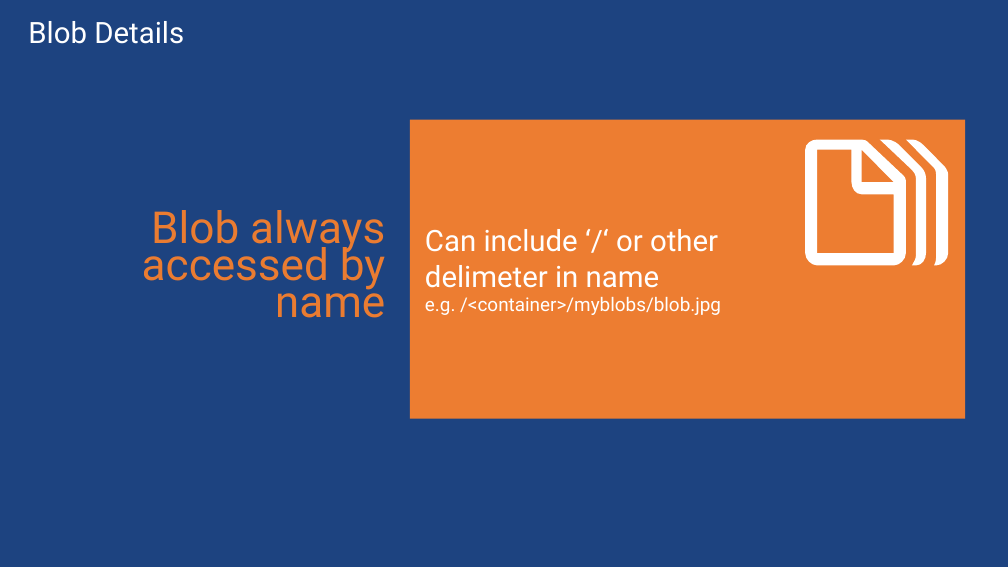
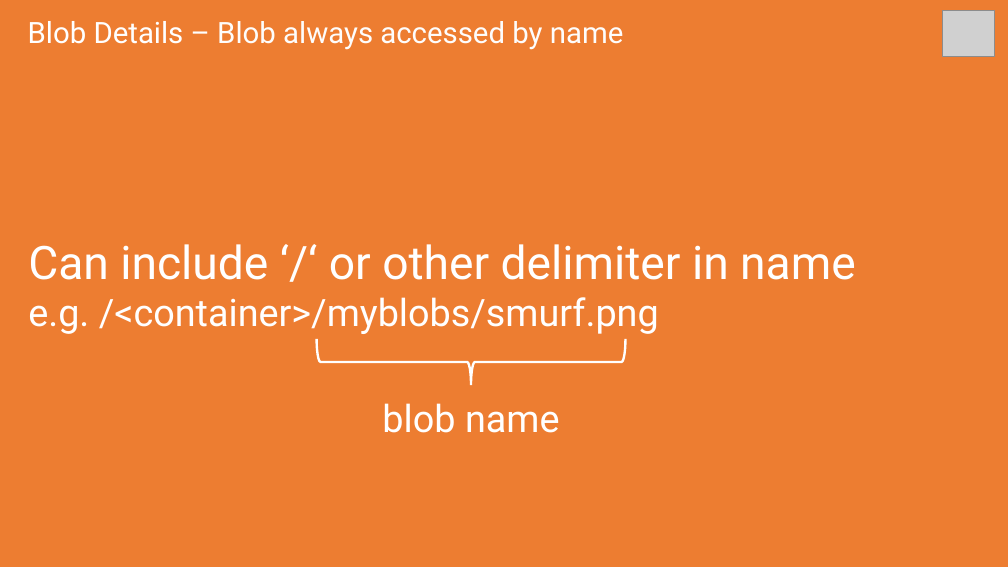
Before and after one commit to sack212/BasicAzureCamp, a slide deck: slide 10 of Data-Storage/Data-Storage.pptx (slide 7 before the commit). Drawn at 1008x567 pixels with LibreOffice and Linux fonts; fonts in the diff are those of the drawing; grey boxes stand for pictures. Boxes give left, top, right and bottom in pixels: in the first picture for what was removed or moved away, otherwise in the second. Text is boxed around its words. In the diff, an @@ line names an element or a change of style, - is before the commit and + after.

```diff
--- a/Data-Storage/Data-Storage.pptx
+++ b/Data-Storage/Data-Storage.pptx
@@ background #1D4380 to #ED7D31 @@
@@ text "Can include ‘/‘ or other ...": place and size @@
-text "Can include ‘/‘ or other ..." at <box>410,119,965,419</box>
+text "Can include ‘/‘ or other ..." at <box>28,244,856,334</box>
@@ text "Can include ‘/‘ or other ..." at <box>28,244,856,334</box>: fill #ED7D31 to none @@
@@ title at <box>28,21,624,50</box>: text changed @@
-Blob Details
+Blob Details – Blob always accessed by name
@@ picture added at <box>942,11,995,57</box> @@
@@ freeform shape removed at <box>805,139,948,265</box> @@
@@ text removed at <box>142,210,385,318</box> @@
-Blob always accessed by name
@@ text at <box>28,244,856,334</box>: text changed; size 28 to 44 pt @@
-Can include ‘/‘ or other
-delimeter in name
-e.g. /<container>/myblobs/blob.jpg
+Can include ‘/‘ or other delimiter in name
+e.g. /<container>/myblobs/smurf.png
@@ left brace added at <box>316,339,625,385</box>, outline #FFFFFF 2.25 pt @@
@@ text added at <box>382,403,560,433</box>, 36 pt, text #FFFFFF @@
+blob name
```
Also in this commit, not shown: 42 other slides changed, 25 slides added, 2 slides removed, 12 other files.
